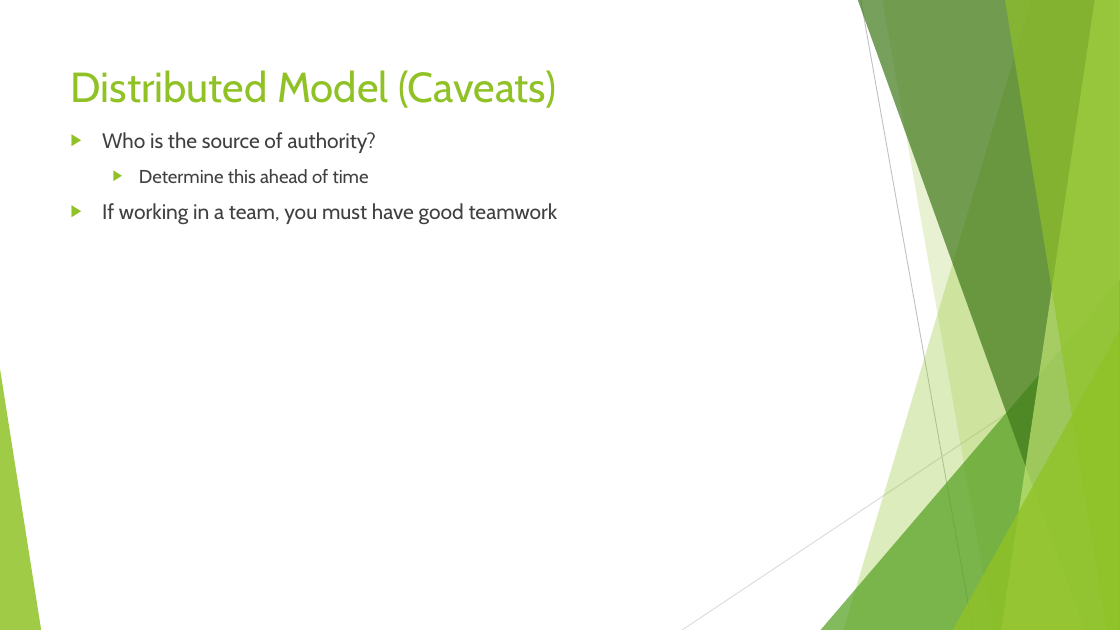
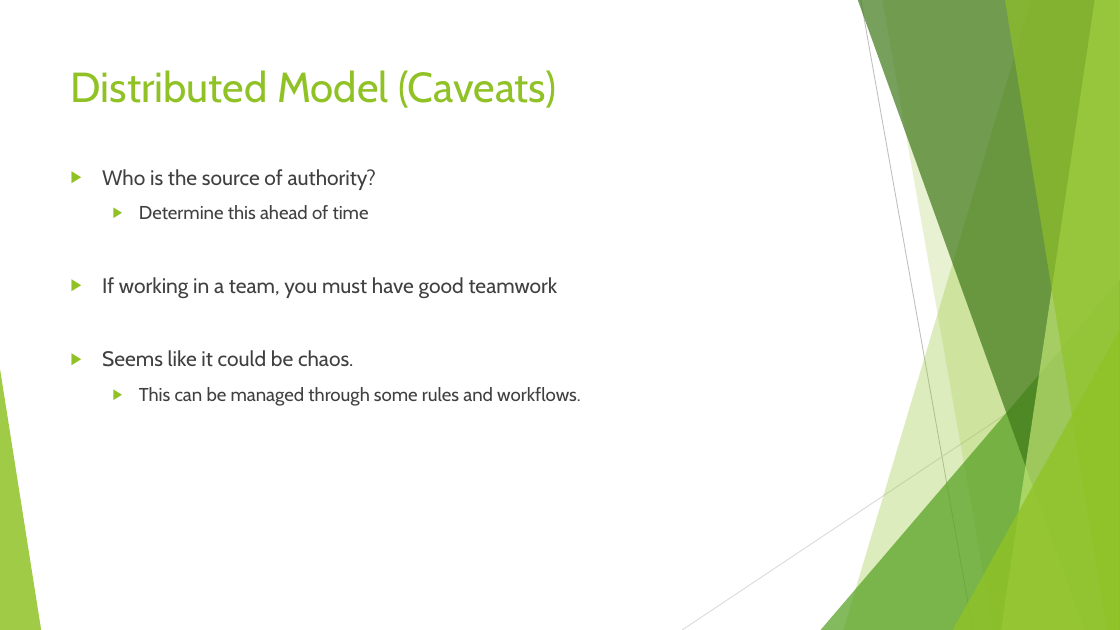
Before and after one commit to sethkaz/git-presentation, a slide deck: slide 8 of Git and LV.pptx. Drawn at 1120x630 pixels with LibreOffice and Linux fonts; fonts in the diff are those of the drawing. Boxes give left, top, right and bottom in pixels: in the first picture for what was removed or moved away, otherwise in the second. Text is boxed around its words. In the diff, an @@ line names an element or a change of style, - is before the commit and + after.

```diff
--- a/Git and LV.pptx
+++ b/Git and LV.pptx
@@ text at <box>102,350,581,406</box>: paragraphs added @@
+▶ Seems like it could be chaos.
+  ▶ This can be managed through some rules and workflows.
```
Also in this commit, not shown: 7 other slides changed.
